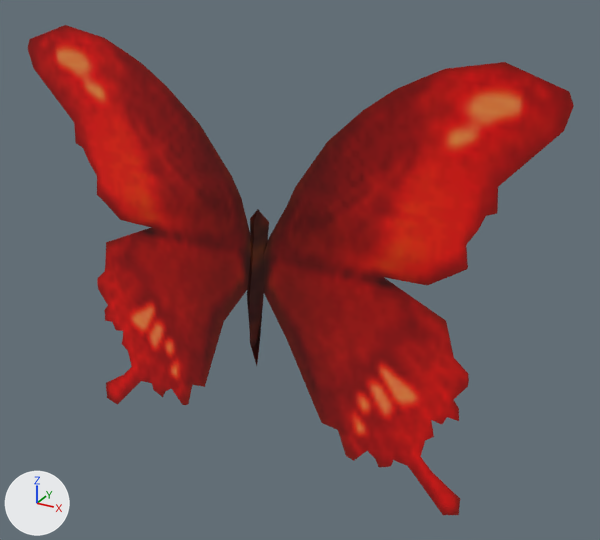
Renders of the glTF model public/assets/goldens/ps2_save-icons_fatal-frame-2.glb from each side of a commit.
Camera for both pictures: a 50 mm lens placed at (3.4, -5.44, 5.17), pointed at (0.32, 0.18, 2.36). Every picture has the same lights, and +X, +Y and +Z are marked at lower left. The first picture is the older version. Where no turn or scale is listed for an object, it has been applied to the vertices.

In view in the first picture: 'zero-b-game.ico'.
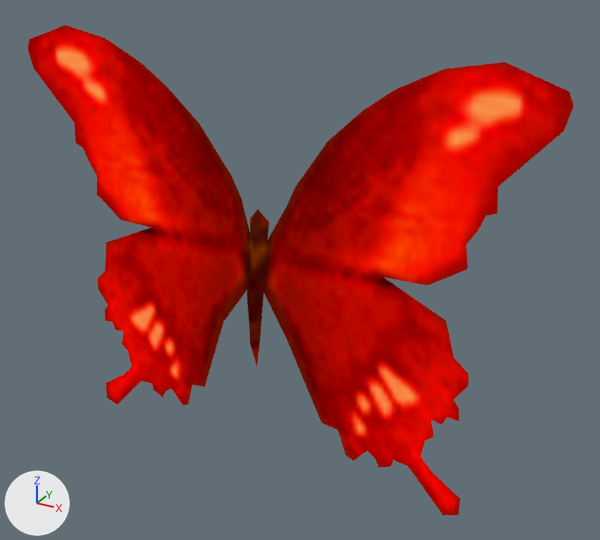
What differs and where, as boxes [x1, y1, x2, y2] in the pictures (600 x 540 px):
'zero-b-game.ico', recoloured: [28, 25, 574, 515] in both

The change, as a list of edits to the scene's bpy script:
```text
Change mat_ps2_icon:
    remove # nodes: BsdfPrincipled, Mix, OutputMaterial, TexImage, VertexColor
    nodes: BsdfTransparent, Emission, LightPath, Mix, MixShader, OutputMaterial, TexImage, VertexColor
```
